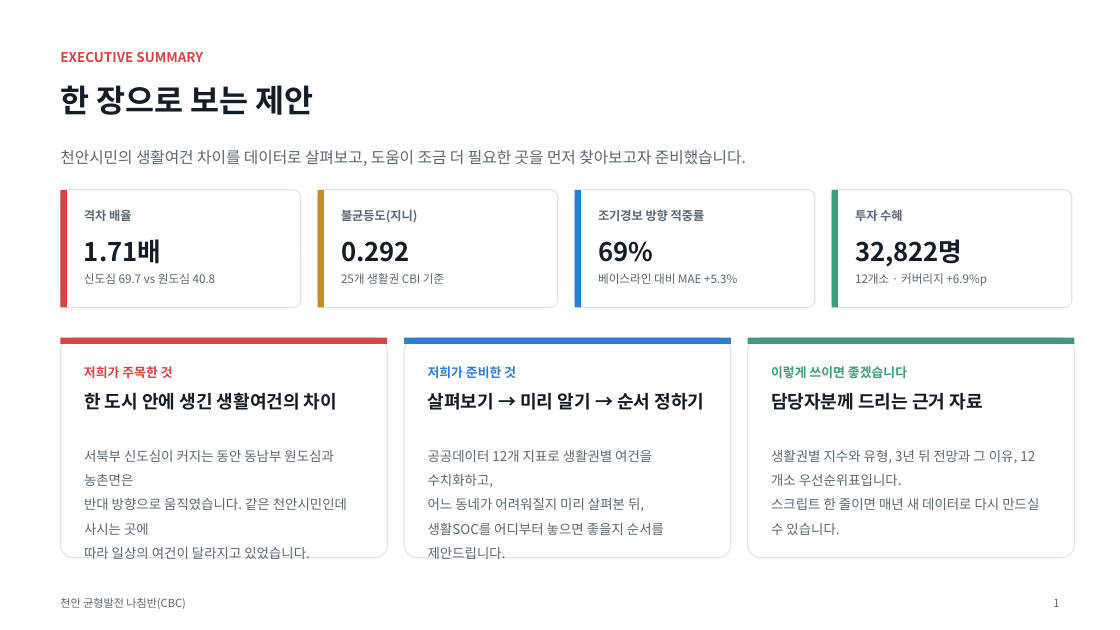
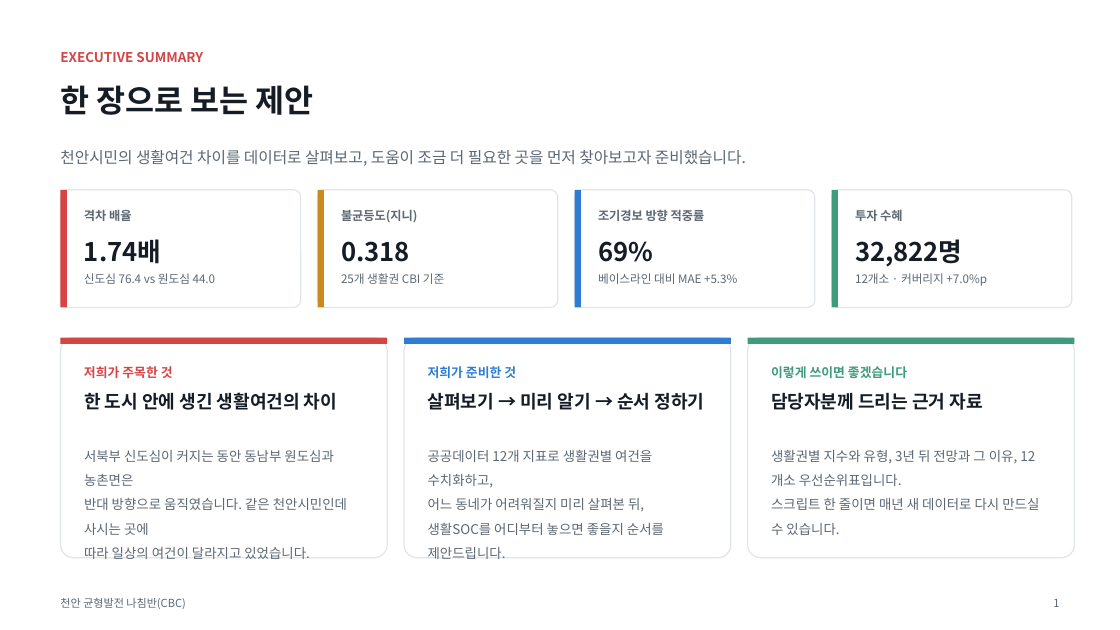
Before and after one commit to BioCode67/2026-AI-, a slide deck: slide 2 of deliverables/기획서_천안균형발전나침반_CBC.pptx. Drawn at 1120x630 pixels with LibreOffice and Linux fonts; fonts in the diff are those of the drawing. Boxes give left, top, right and bottom in pixels: in the first picture for what was removed or moved away, otherwise in the second. Text is boxed around its words. In the diff, an @@ line names an element or a change of style, - is before the commit and + after.

```diff
--- a/deliverables/기획서_천안균형발전나침반_CBC.pptx
+++ b/deliverables/기획서_천안균형발전나침반_CBC.pptx
@@ text at (84,239,161,264): text changed @@
-1.71배
+1.74배
@@ text at (341,241,410,262): text changed @@
-0.292
+0.318
@@ text at (84,273,216,284): text changed @@
-신도심 69.7 vs 원도심 40.8
+신도심 76.4 vs 원도심 44.0
@@ text at (855,273,987,286): text changed @@
-12개소 · 커버리지 +6.9%p
+12개소 · 커버리지 +7.0%p
```
Also in this commit, not shown: 4 other slides changed, 11 other files.
